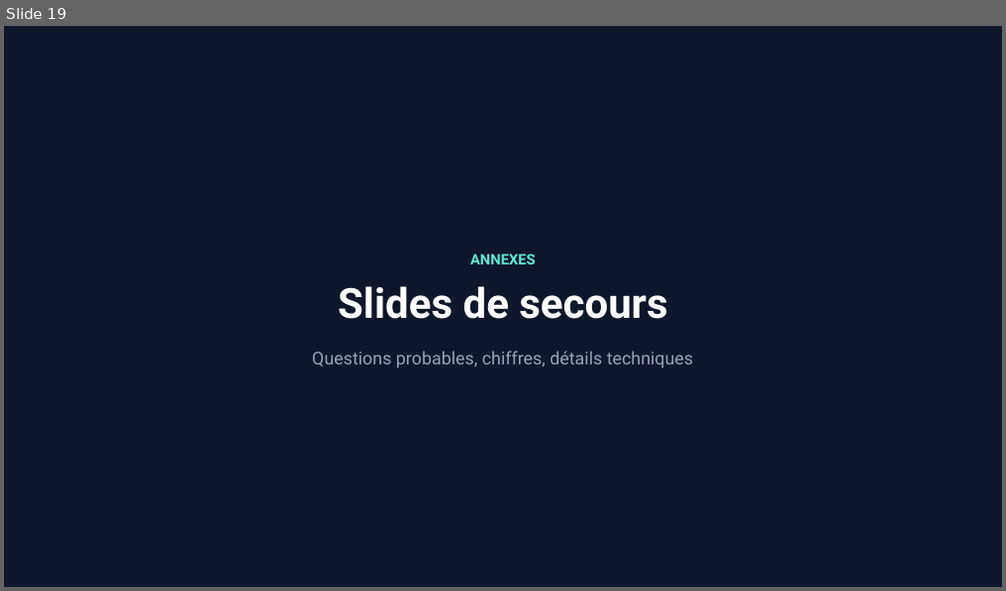
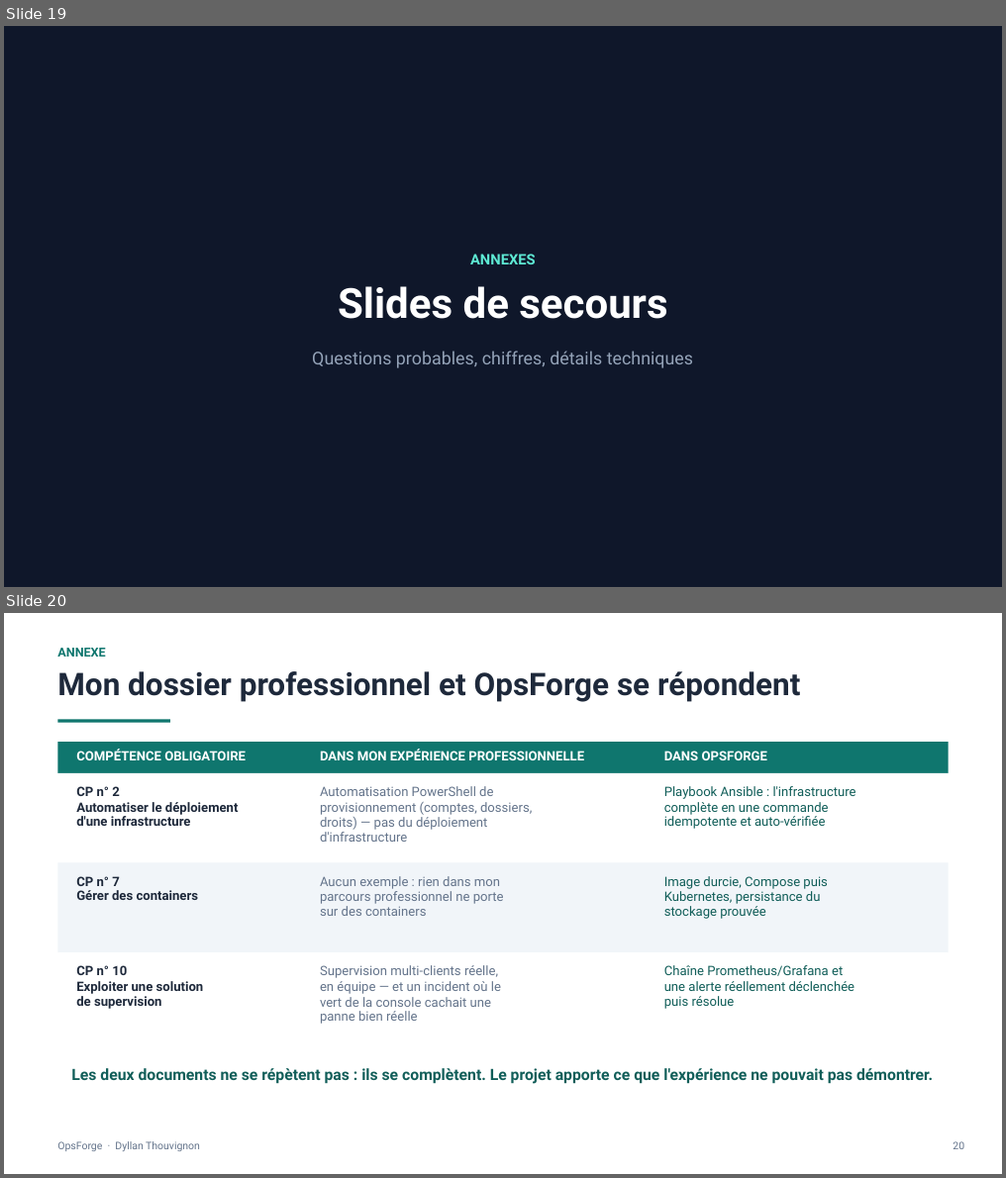
Before and after one commit to ThDyllan/opsforge, a slide deck: deliverables/Soutenance_OpsForge_Dyllan_Thouvignon.pptx. Shown one above the other, each under a label of ours: slide 19 before the commit, slides 19 and 20 after it. The pictures are 1006x591 and 1006x1178 pixels, drawn with LibreOffice and Linux fonts; fonts in the diff are those of the drawing. Boxes give left, top, right and bottom in pixels: in the first picture for what was removed or moved away, otherwise in the second. Text is boxed around its words. In the diff, an @@ line names an element or a change of style, - is before the commit and + after.

```diff
--- a/deliverables/Soutenance_OpsForge_Dyllan_Thouvignon.pptx
+++ b/deliverables/Soutenance_OpsForge_Dyllan_Thouvignon.pptx
@@ slide 20 added at <box>4,613,1002,1174</box>, background #FFFFFF @@
@@ text added at <box>57,648,105,657</box>, 12 pt, text #0F766E, bold @@
+ANNEXE
@@ text added at <box>57,671,800,702</box>, 30 pt, text #1E293B, bold @@
+Mon dossier professionnel et OpsForge se répondent
@@ rectangle added at <box>57,719,170,722</box>, fill #0F766E @@
@@ rectangle added at <box>57,742,948,773</box>, fill #0F766E @@
@@ text added at <box>76,749,246,761</box>, 12.5 pt, text #FFFFFF, bold @@
+COMPÉTENCE OBLIGATOIRE
@@ text added at <box>320,749,584,761</box>, 12.5 pt, text #FFFFFF, bold @@
+DANS MON EXPÉRIENCE PROFESSIONNELLE
@@ text added at <box>664,751,767,761</box>, 12.5 pt, text #FFFFFF, bold @@
+DANS OPSFORGE
@@ rectangle added at <box>57,773,948,863</box>, fill #FFFFFF @@
@@ text added at <box>76,786,239,826</box>, 12.5 pt, text #1E293B, bold @@
+CP n° 2
+Automatiser le déploiement
+d'une infrastructure
@@ text added at <box>320,786,532,842</box>, 12.5 pt, text #64748B @@
+Automatisation PowerShell de
+provisionnement (comptes, dossiers,
+droits) — pas du déploiement
+d'infrastructure
@@ text added at <box>664,786,856,829</box>, 12.5 pt, text #115E59 @@
+Playbook Ansible : l'infrastructure
+complète en une commande
+idempotente et auto-vérifiée
@@ rectangle added at <box>57,863,948,953</box>, fill #F1F5F9 @@
@@ text added at <box>76,876,198,900</box>, 12.5 pt, text #1E293B, bold @@
+CP n° 7
+Gérer des containers
@@ text added at <box>320,876,504,916</box>, 12.5 pt, text #64748B @@
+Aucun exemple : rien dans mon
+parcours professionnel ne porte
+sur des containers
@@ text added at <box>664,876,828,919</box>, 12.5 pt, text #115E59 @@
+Image durcie, Compose puis
+Kubernetes, persistance du
+stockage prouvée
@@ rectangle added at <box>57,953,948,1043</box>, fill #FFFFFF @@
@@ text added at <box>76,965,204,1009</box>, 12.5 pt, text #1E293B, bold @@
+CP n° 10
+Exploiter une solution
+de supervision
@@ text added at <box>320,965,501,1024</box>, 12.5 pt, text #64748B @@
+Supervision multi-clients réelle,
+en équipe — et un incident où le
+vert de la console cachait une
+panne bien réelle
@@ text added at <box>664,965,855,1009</box>, 12.5 pt, text #115E59 @@
+Chaîne Prometheus/Grafana et
+une alerte réellement déclenchée
+puis résolue
@@ text added at <box>71,1068,933,1084</box>, 15 pt, text #115E59, bold @@
+Les deux documents ne se répètent pas : ils se complètent. Le projet apporte ce que l'expérience ne pouvait pas démontrer.
@@ text added at <box>57,1142,200,1152</box>, 10 pt, text #64748B @@
+OpsForge · Dyllan Thouvignon
@@ text added at <box>952,1142,964,1150</box>, 10 pt, text #64748B @@
+20
```
Also in this commit, not shown: 6 slides changed, 2 other files.
